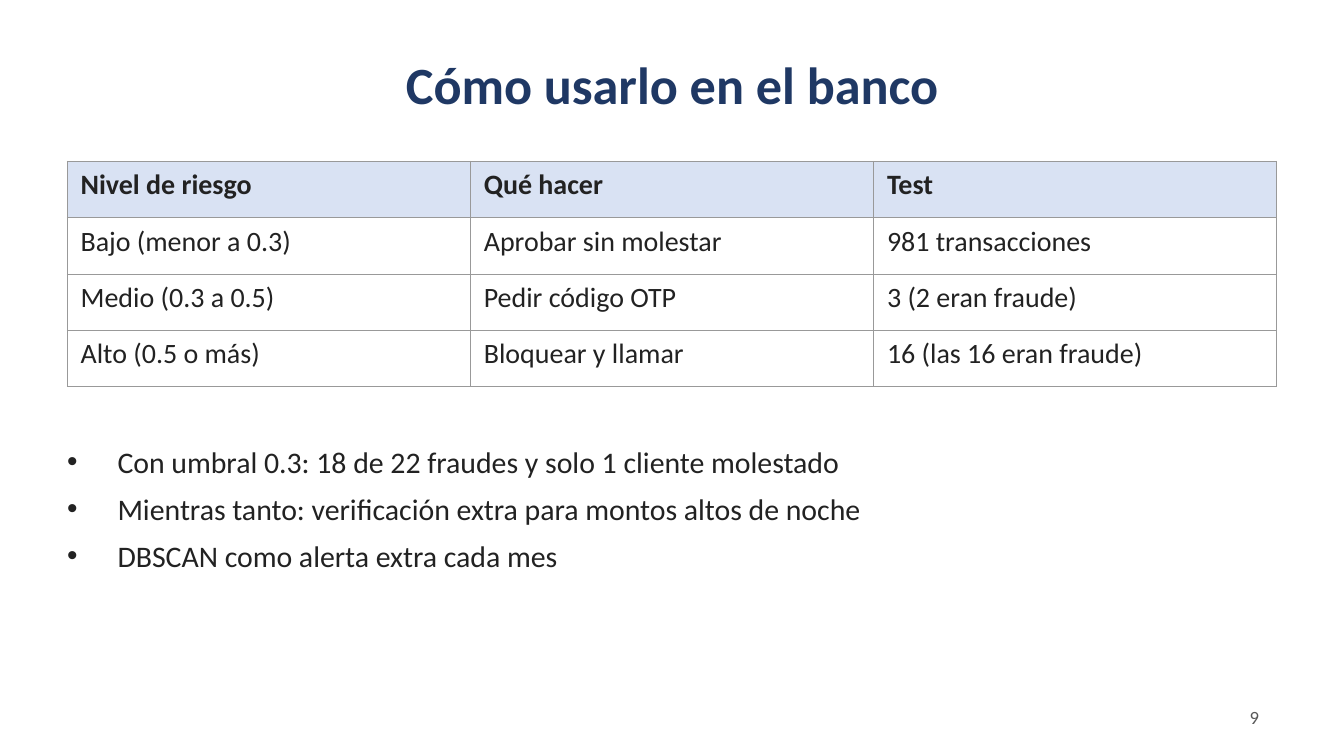
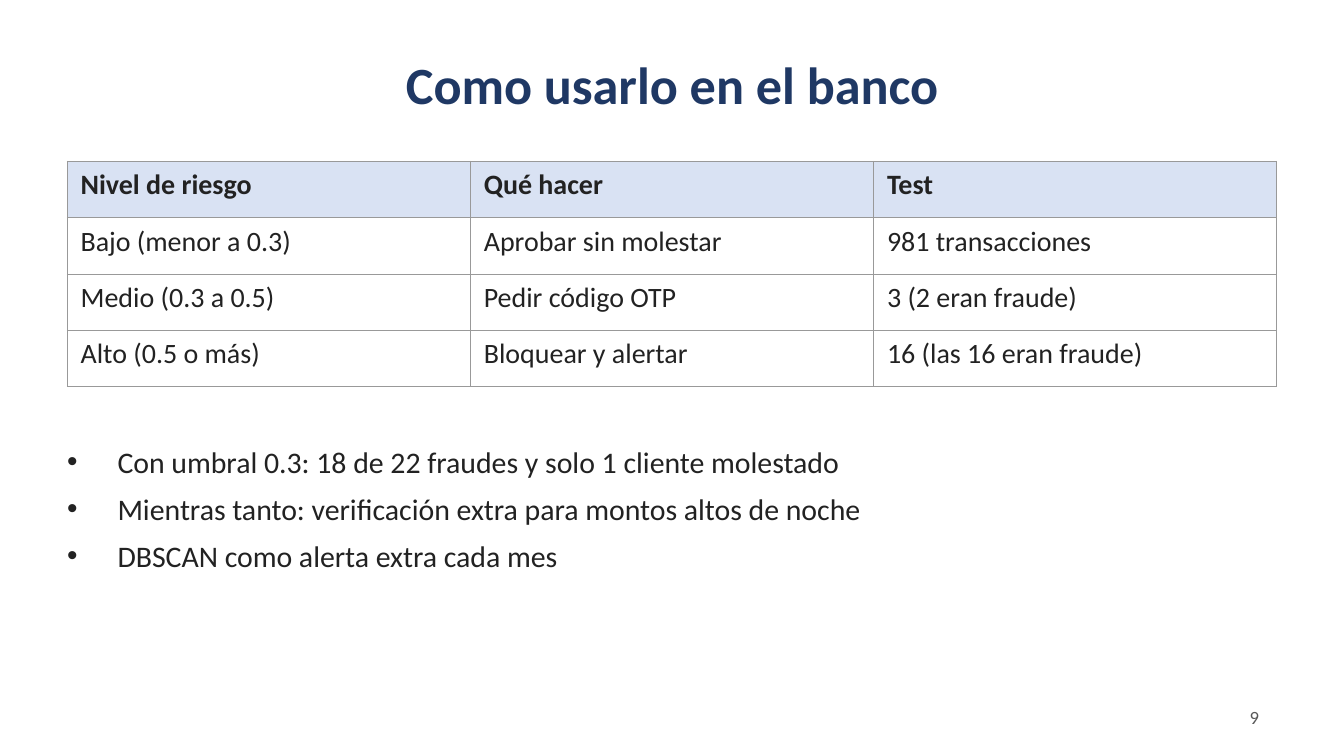
Before and after one commit to kg-alvarado/Project_fraude_kdd, a slide deck: slide 9 of presentacion/presentacion_defensa.pptx. Drawn at 1344x756 pixels with LibreOffice and Linux fonts; fonts in the diff are those of the drawing. Boxes give left, top, right and bottom in pixels: in the first picture for what was removed or moved away, otherwise in the second. Text is boxed around its words. In the diff, an @@ line names an element or a change of style, - is before the commit and + after.

```diff
--- a/presentacion/presentacion_defensa.pptx
+++ b/presentacion/presentacion_defensa.pptx
@@ title at (x1=406, y1=67, x2=938, y2=105): text changed @@
-Cómo usarlo en el banco
+Como usarlo en el banco
@@ table at (x1=67, y1=161, x2=1277, y2=372) @@
-row 4, column 2: Bloquear y llamar
+row 4, column 2: Bloquear y alertar
```
Also in this commit, not shown: 9 other slides changed.
